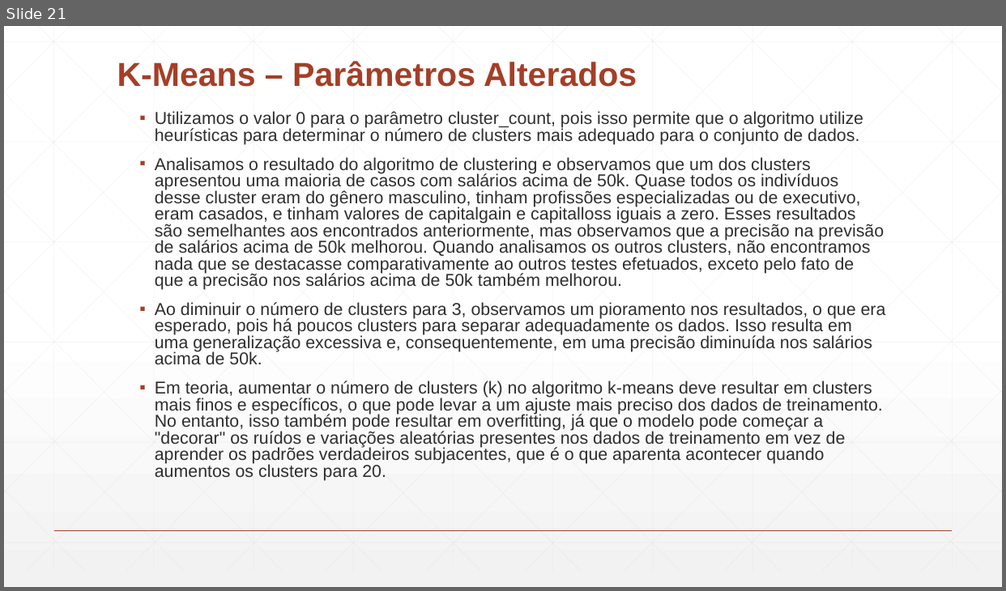
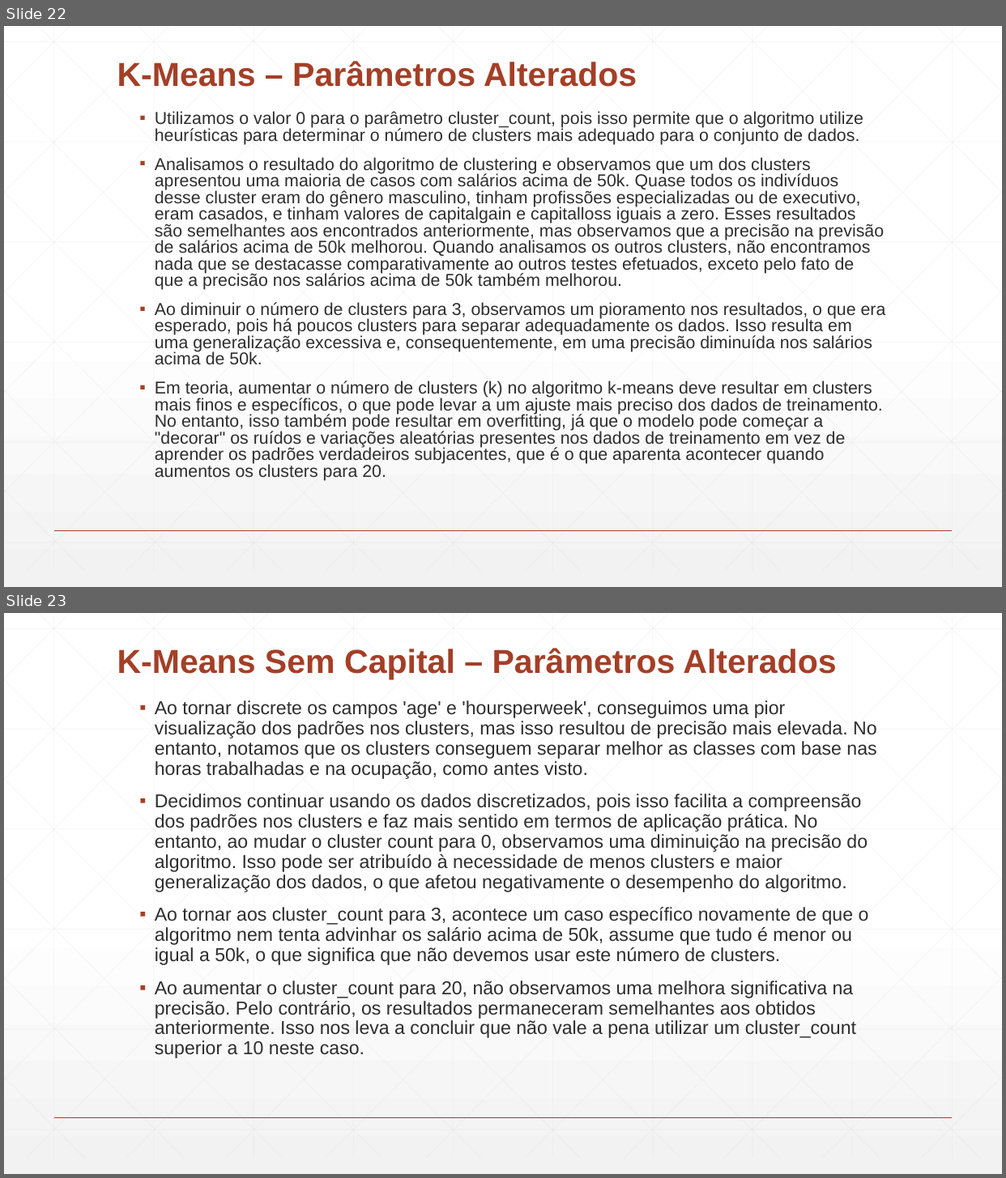
Before and after one commit to Paulitchos/SI_2_TP, a slide deck: Parte_2/DataMining.pptx. Shown one above the other, each under a label of ours: slide 21 before the commit, slides 22 and 23 after it. The pictures are 1006x591 and 1006x1178 pixels, drawn with LibreOffice and Linux fonts; fonts in the diff are those of the drawing. Boxes give left, top, right and bottom in pixels: in the first picture for what was removed or moved away, otherwise in the second. Text is boxed around its words. In the diff, an @@ line names an element or a change of style, - is before the commit and + after.

```diff
--- a/Parte_2/DataMining.pptx
+++ b/Parte_2/DataMining.pptx
@@ slide 23 added at (4, 613, 1002, 1174), background gradient #FFFFFF to #F2F2F2; not listed: 47 template elements that a slide beside it also shows @@
@@ title added at (117, 648, 836, 680), 32 pt, text #A43F27, bold @@
+K-Means Sem Capital – Parâmetros Alterados
@@ text added at (155, 700, 877, 1059), 18 pt, text #2D2E2D @@
+  ▪ Ao tornar discrete os campos 'age' e 'hoursperweek', conseguimos uma pior visualização dos padrões nos clusters, mas isso resultou de precisão mais elevada. No entanto, notamos que os clusters conseguem separar melhor as classes com base nas horas trabalhadas e na ocupação, como antes visto.
+  ▪ Decidimos continuar usando os dados discretizados, pois isso facilita a compreensão dos padrões nos clusters e faz mais sentido em termos de aplicação prática. No entanto, ao mudar o cluster count para 0, observamos uma diminuição na precisão do algoritmo. Isso pode ser atribuído à necessidade de menos clusters e maior generalização dos dados, o que afetou negativamente o desempenho do algoritmo.
+  ▪ Ao tornar aos cluster_count para 3, acontece um caso específico novamente de que o algoritmo nem tenta advinhar os salário acima de 50k, assume que tudo é menor ou igual a 50k, o que significa que não devemos usar este número de clusters.
+  ▪ Ao aumentar o cluster_count para 20, não observamos uma melhora significativa na precisão. Pelo contrário, os resultados permaneceram semelhantes aos obtidos anteriormente. Isso nos leva a concluir que não vale a pena utilizar um cluster_count superior a 10 neste caso.
@@ what was slide 21 is now slide 22 @@
```
Also in this commit, not shown: 1 slide changed, 1 other slide added, 3 other files.
